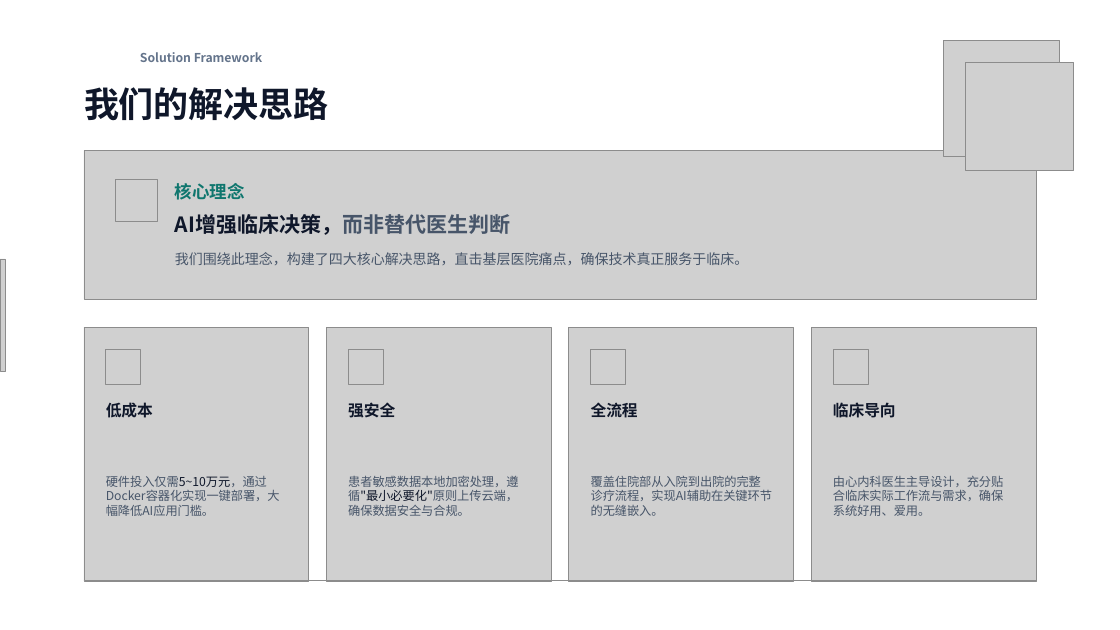
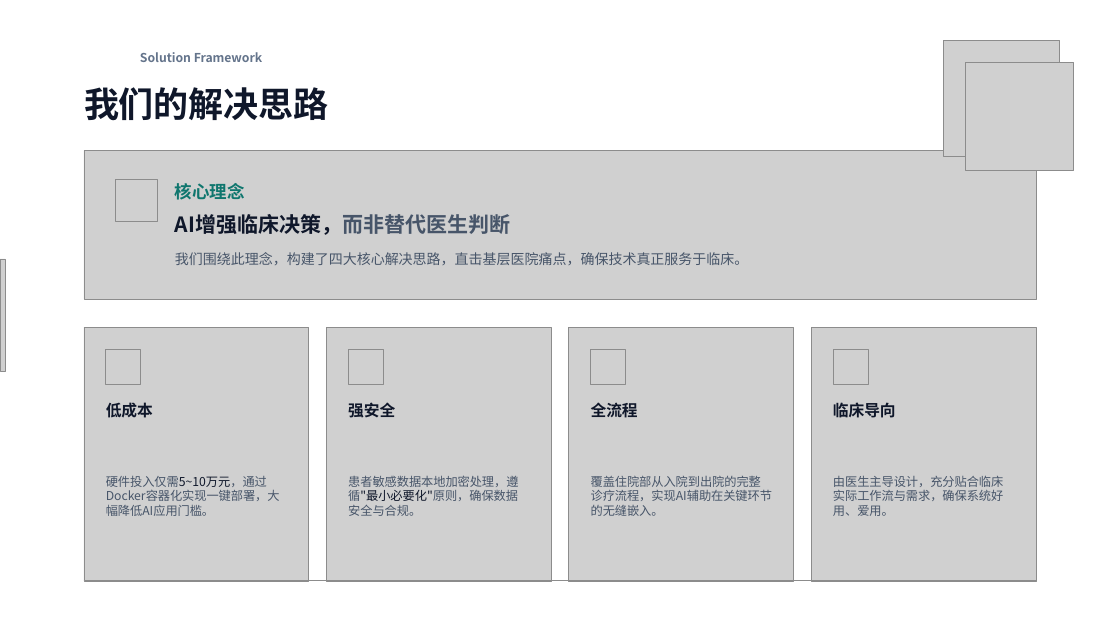
Before and after one commit to liuzh2008/med_ai_assistant_workspace, a slide deck: slide 5 of 项目相关/宣发/医疗AI助手系统介绍 20260416.pptx. Drawn at 1120x630 pixels with LibreOffice and Linux fonts; fonts in the diff are those of the drawing; grey boxes stand for pictures; background and template pictures are left out. Boxes give left, top, right and bottom in pixels: in the first picture for what was removed or moved away, otherwise in the second. Text is boxed around its words. In the diff, an @@ line names an element or a change of style, - is before the commit and + after.

Commit message:
更新医疗AI助手系统介绍PPT 20260416

```diff
--- a/项目相关/宣发/医疗AI助手系统介绍 20260416.pptx
+++ b/项目相关/宣发/医疗AI助手系统介绍 20260416.pptx
@@ text at (348, 475, 518, 516): text changed @@
-患者敏感数据本地加密处理，遵循"最小必要化"原则上传云端，确保数据安全与合规。
+患者敏感数据本地加密处理，遵循"最小必要化"原则，确保数据安全与合规。
@@ text at (833, 476, 1003, 516): text changed @@
-由心内科医生主导设计，充分贴合临床实际工作流与需求，确保系统好用、爱用。
+由医生主导设计，充分贴合临床实际工作流与需求，确保系统好用、爱用。
```
